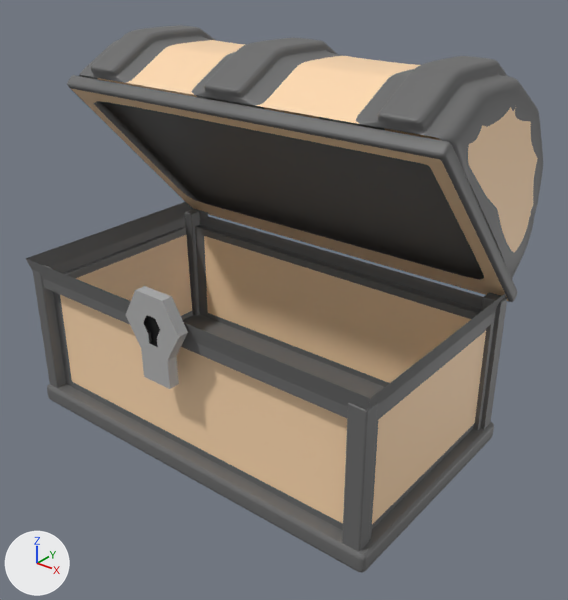
A saved change to the FBX model Communication Game/Assets/Models/Assets/Chest_Opened.fbx.
Before and after are seen from a camera (50 mm lens) standing at (0.1485, -0.0919, 0.0795) and looking at (0.0736, 0.0018, 0.0214). The lights are fixed; the arrows at lower left show +X, +Y and +Z. Where no turn or scale is listed for an object, it has been applied to the vertices.

Names of what the first picture shows: 'Chest_Open'.
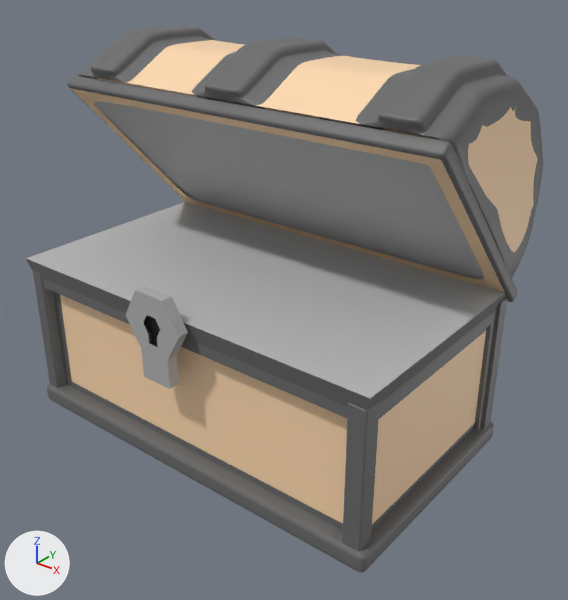
Where the newer file only moved an object's origin or applied its transform, the numbers keep the older frame.

Edits to the bpy script that builds the scene:
```text
Add mat_lambert4:
    mat_lambert4 = principled_material('lambert4')
    mat_lambert4.base_color = (0.5, 0.5, 0.5)  # grey #bcbcbc
Add mat_lambert2:
    mat_lambert2 = principled_material('lambert2')
    mat_lambert2.base_color = (0.5, 0.5, 0.5)  # grey #bcbcbc
Change me_mesh:
    used by ob_chest_open; location = (0.0694, 0.0081, 0.0343)
    verts and faces of me_mesh; kept vertices keep their numbers, new ones are numbered from 15679
    before: 14162 (0.0358, 0.0125, -0.0084), 14163 (0.0358, -0.0287, -0.0084) at pixel (370, 398), 14164 (-0.0358, 0.0125, -0.0084) at pixel (192, 199), 14165 (-0.0358, -0.0287, -0.0084) at pixel (25, 258), 14166 (0.0358, -0.0081, -0.0084) at pixel (449, 336)
    before: 14169 (0.0332, -0.0287, -0.0084) at pixel (352, 391), 14175 (-0.0338, -0.0287, -0.0084) at pixel (32, 261), 14219 (-0.032, -0.0287, -0.0084) at pixel (39, 263), 14233 (0.0323, -0.0287, -0.0084) at pixel (346, 389), 14316 (-0.0311, -0.0287, -0.0084) at pixel (42, 265)
    remove me_mesh.from_pydata(...)  # 15679 vertices, 31167 faces; spans x -0.0364..0.0364, y -0.0311..0.0218, z -0.0375..0.0279
    add me_mesh.from_pydata(...)  # 15800 vertices, 31375 faces; spans x -0.0364..0.0364, y -0.0311..0.0218, z -0.0375..0.0279
    me_mesh part 1: a new loose piece of 121 vertices spanning x -0.035..0.0355, y -0.0142..0.01, z -0.0074..0.0179, in mat_lambert2 (grey #bcbcbc)
    me_mesh part 2
    add faces += [(14164, 14165, 14175), (14162, 14164, 14175), (14162, 14175, 14219), (14162, 14219, 14316), (14162, 14316, 14166), (14163, 14166, 14169)]  # mat_lambert4 (grey #bcbcbc)
    add faces += [(14166, 14233, 14169), (14166, 14316, 14233)]  # mat_lambert4 (grey #bcbcbc)
    add me_mesh.materials.append(mat_lambert2)  # grey #bcbcbc
    add me_mesh.materials.append(mat_lambert4)  # grey #bcbcbc
```

What differs and where, as boxes (x1, y1, x2, y2) in the pictures (568 x 600 px):
part 1 of me_mesh, added
    after: (94, 101, 484, 280)
part 2 of me_mesh, added
    after: (26, 202, 505, 398)
